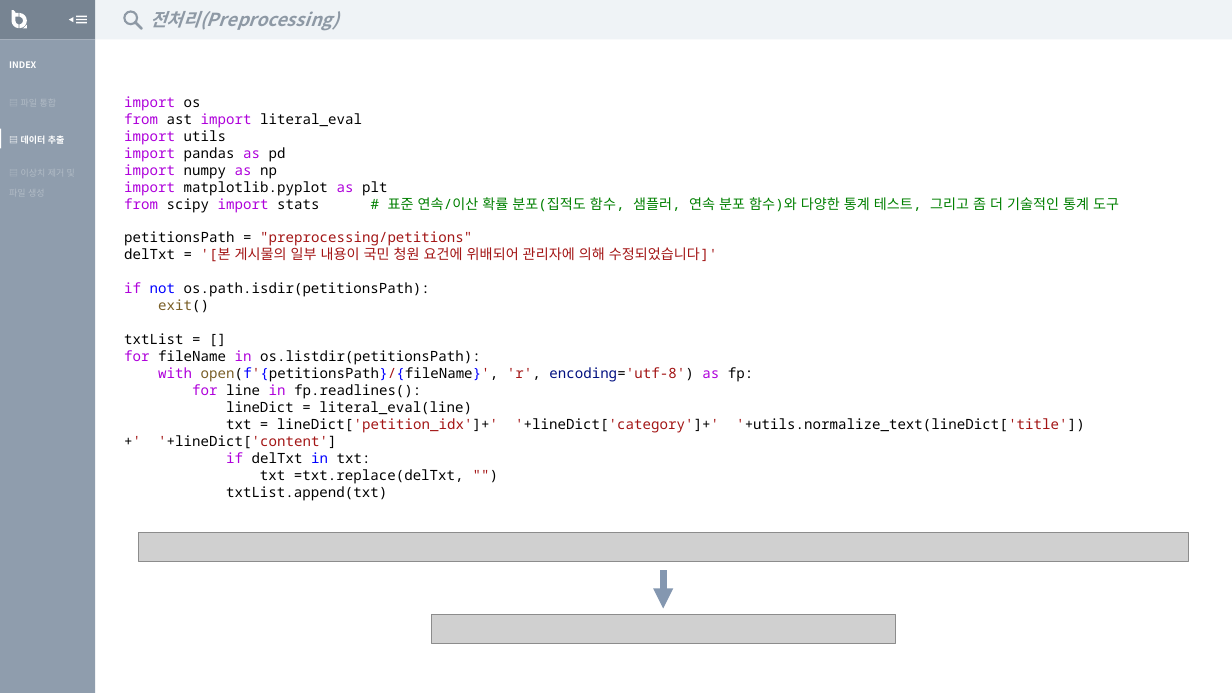
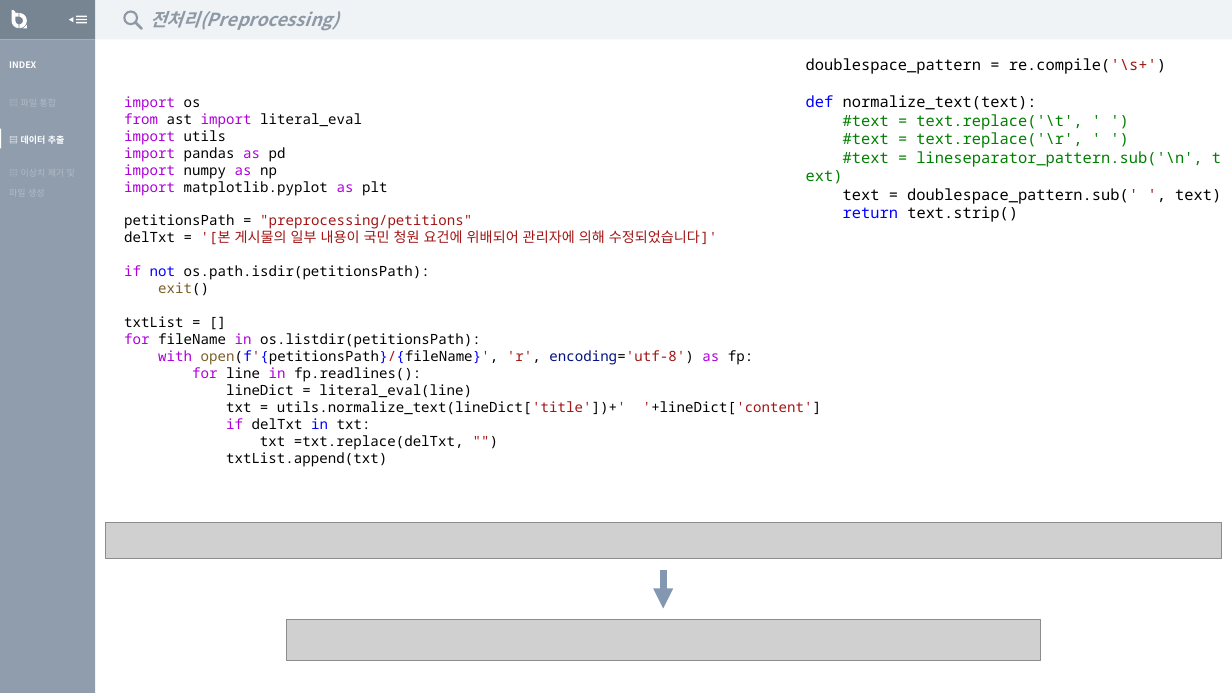
Before and after one commit to cook1eee100/categoryclassification, a slide deck: slide 6 of preprocessing/20154315(2).pptx. Drawn at 1232x693 pixels with LibreOffice and Linux fonts; fonts in the diff are those of the drawing; grey boxes stand for pictures. Boxes give left, top, right and bottom in pixels: in the first picture for what was removed or moved away, otherwise in the second. Text is boxed around its words. In the diff, an @@ line names an element or a change of style, - is before the commit and + after.

```diff
--- a/preprocessing/20154315(2).pptx
+++ b/preprocessing/20154315(2).pptx
@@ text added at [806,58,1221,222], 12 pt, text #000000 @@
+doublespace_pattern = re.compile('\s+')
+def normalize_text(text):
+#text = text.replace('\t', ' ')
+#text = text.replace('\r', ' ')
+#text = lineseparator_pattern.sub('\n', text)
+text = doublespace_pattern.sub(' ', text)
+return text.strip()
@@ text at [124,195,1119,213]: paragraph removed @@
-from scipy import stats # 표준 연속/이산 확률 분포(집적도 함수, 샘플러, 연속 분포 함수)와 다양한 통계 테스트, 그리고 좀 더 기술적인 통계 도구
@@ text at [226,401,822,415]: text changed @@
-txt = lineDict['petition_idx']+' '+lineDict['category']+' '+utils.normalize_text(lineDict['title'])+' '+lineDict['content']
+txt = utils.normalize_text(lineDict['title'])+' '+lineDict['content']
@@ picture: place and size @@
-picture at [139,532,1189,561]
+picture at [105,523,1223,559]
@@ picture added at [287,620,1041,661] @@
@@ picture removed at [432,615,896,643] @@
```
Also in this commit, not shown: 5 other slides changed, 3 slides removed.
